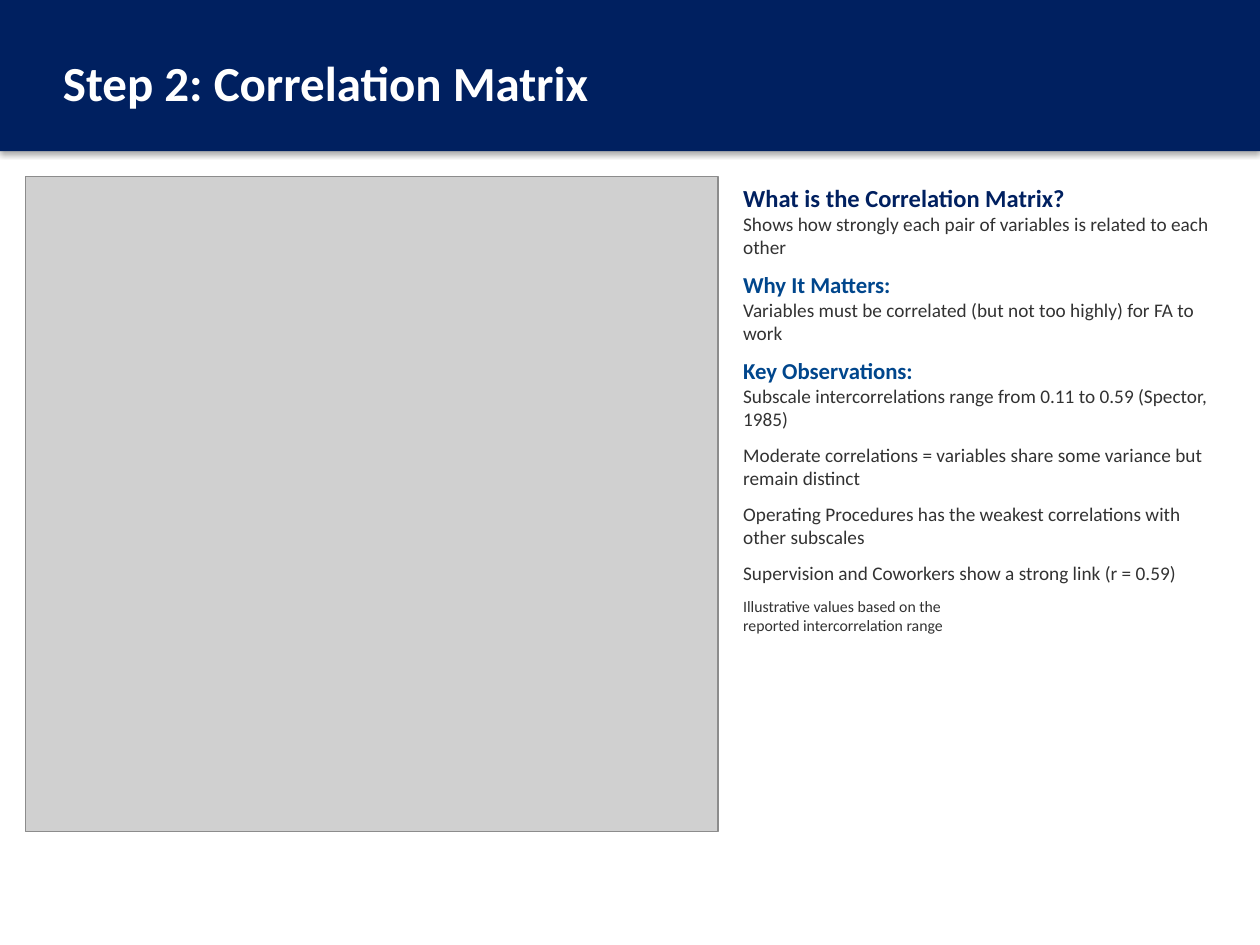
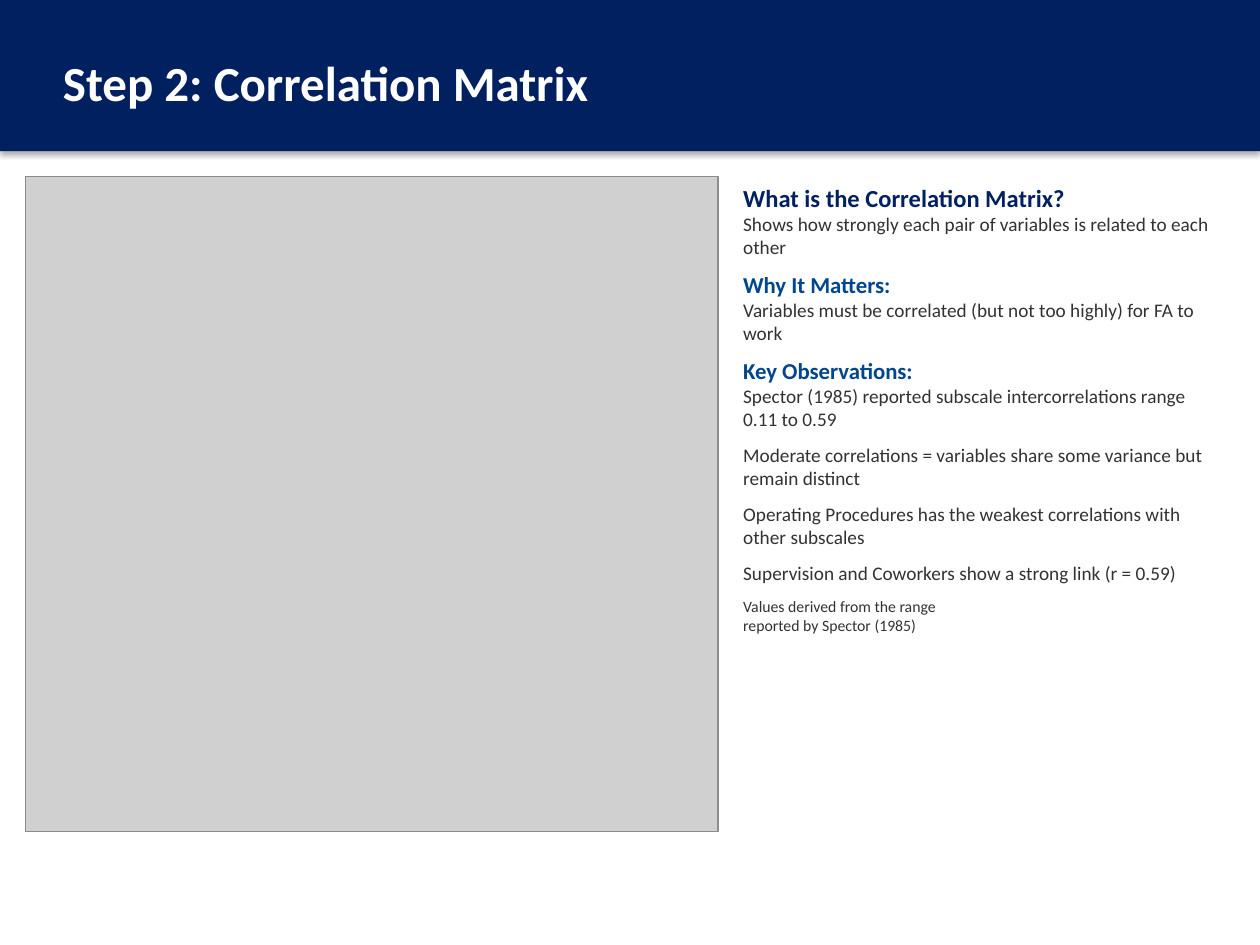
Before and after one commit to thenaivedetective/sp500-stock-performance, a slide deck: slide 11 of Factor_Analysis_JobSatisfaction_Presentation.pptx. Drawn at 1260x945 pixels with LibreOffice and Linux fonts; fonts in the diff are those of the drawing; grey boxes stand for pictures. Boxes give left, top, right and bottom in pixels: in the first picture for what was removed or moved away, otherwise in the second. Text is boxed around its words. In the diff, an @@ line names an element or a change of style, - is before the commit and + after.

```diff
--- a/Factor_Analysis_JobSatisfaction_Presentation.pptx
+++ b/Factor_Analysis_JobSatisfaction_Presentation.pptx
@@ text at (x1=743, y1=389, x2=1185, y2=426): text changed @@
-Subscale intercorrelations range from 0.11 to 0.59 (Spector, 1985)
+Spector (1985) reported subscale intercorrelations range 0.11 to 0.59
@@ text at (x1=743, y1=601, x2=936, y2=634): text changed @@
-Illustrative values based on the
-reported intercorrelation range
+Values derived from the range
+reported by Spector (1985)
```
Also in this commit, not shown: 13 other slides changed, 12 other files.
